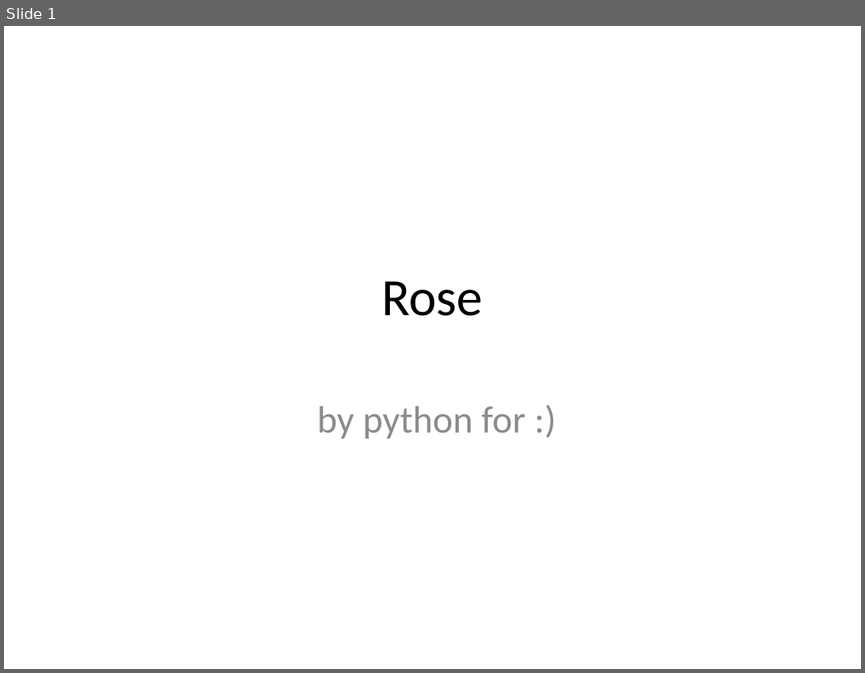
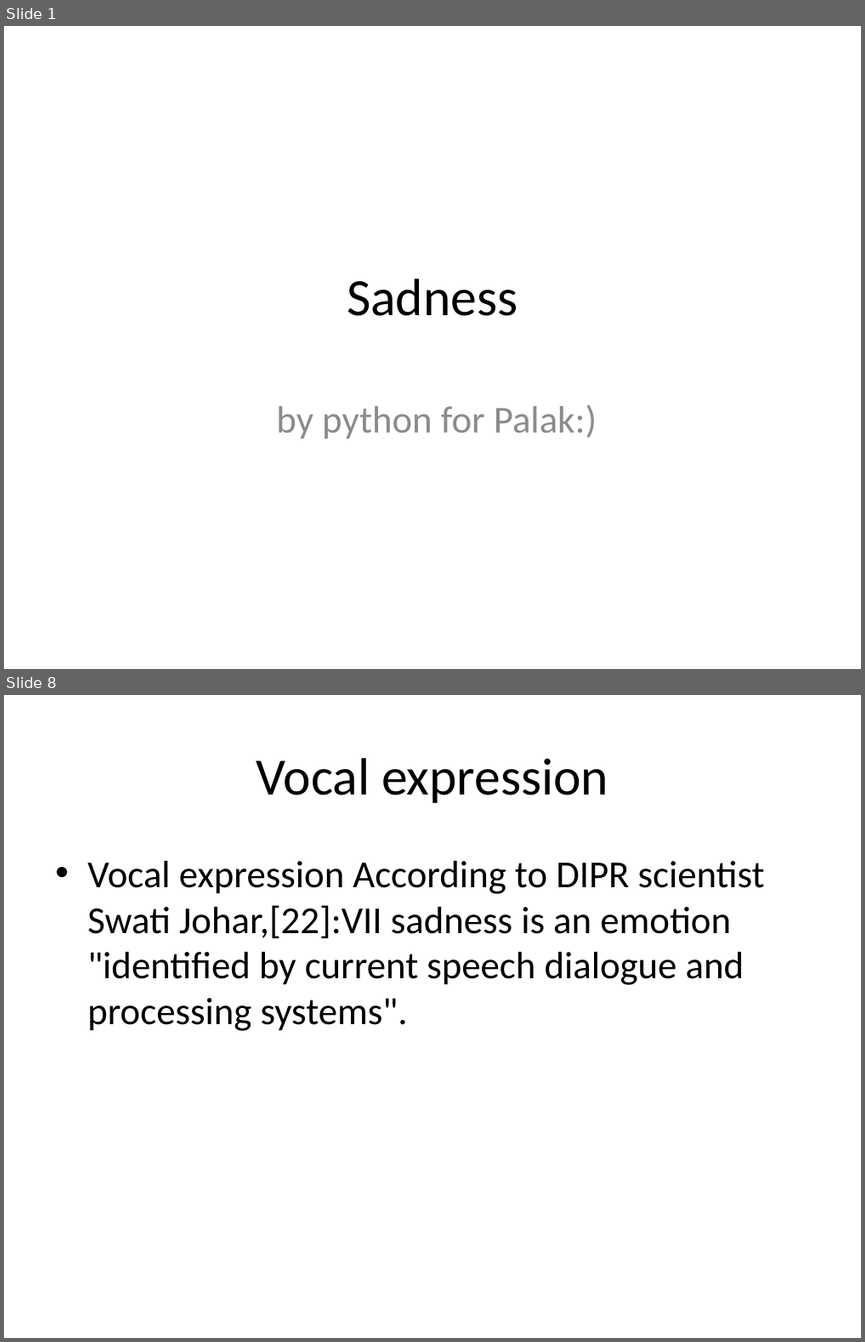
Before and after one commit to eppisai/Uplift---Smart-educational-Platform, a slide deck: AutoPPT-main/something.pptx. Shown one above the other, each under a label of ours: slide 1 before the commit, slides 1 and 8 after it; the slides between them are not shown. The pictures are 865x673 and 865x1342 pixels, drawn with LibreOffice and Linux fonts; fonts in the diff are those of the drawing. Boxes give left, top, right and bottom in pixels: in the first picture for what was removed or moved away, otherwise in the second. Text is boxed around its words. In the diff, an @@ line names an element or a change of style, - is before the commit and + after.

Commit message:
sad palak

```diff
--- a/AutoPPT-main/something.pptx
+++ b/AutoPPT-main/something.pptx
@@ slide 8 added at [4,695,861,1338], background #FFFFFF @@
@@ title added at [256,758,608,803], 44 pt, text #000000 @@
+Vocal expression
@@ text added at [87,861,765,1031], 32 pt, text #000000 @@
+• Vocal expression According to DIPR scientist Swati Johar,[22]:VII sadness is an emotion "identified by current speech dialogue and processing systems".
@@ slide 1 changed as well @@
@@ title at [347,278,517,316]: text changed @@
-Rose
+Sadness
@@ subtitle at [276,404,596,438]: text changed @@
-by python for :)
+by python for Palak:)
```
Also in this commit, not shown: 7 other slides added, 14 slides removed, 1 other file.
